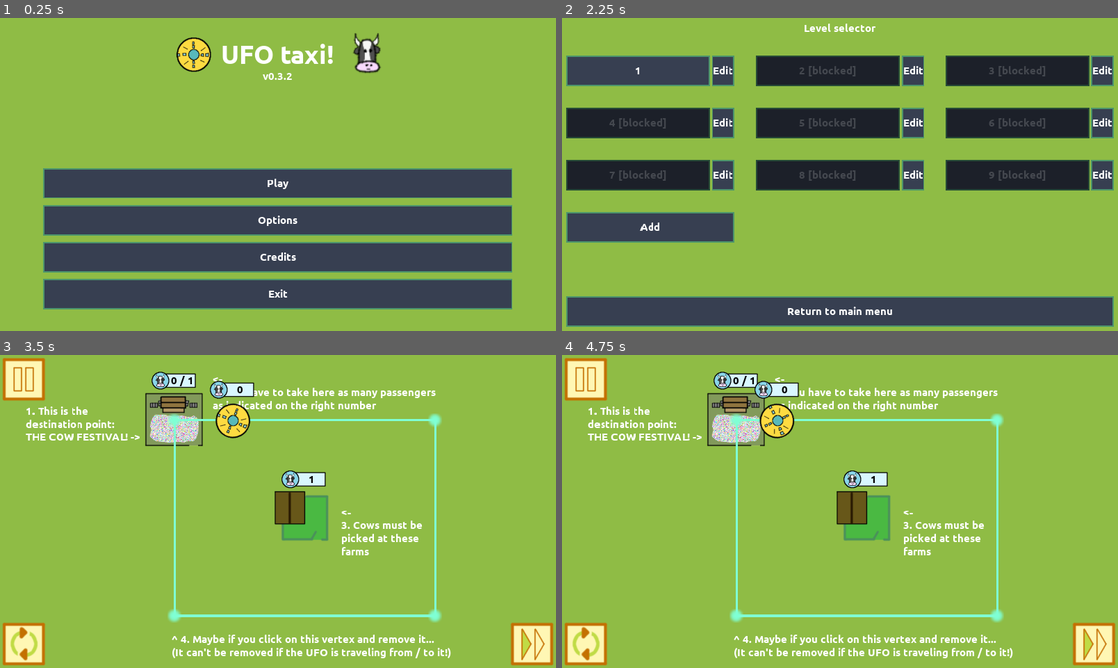
Above: before the commit, frames 1-4 (two rows, left to right).
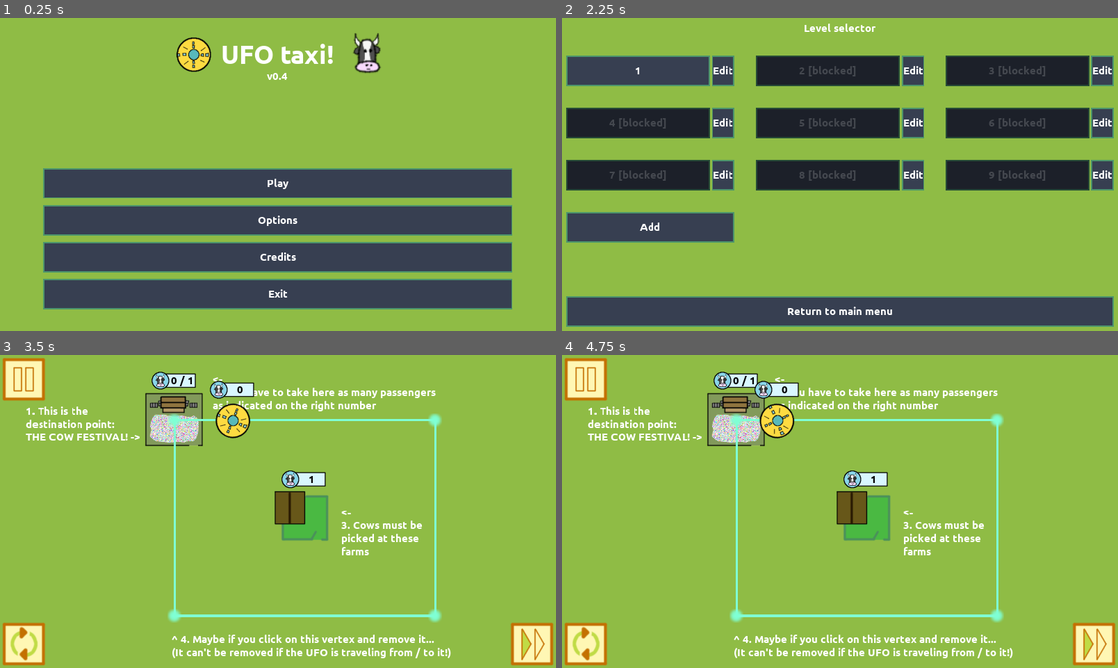
Above: after the commit, the same moments.

Repository: moisesjbc/ufo-taxi
Game: Godot game, scene res://menus/main_menu/main_menu.tscn
Two runs of this game, one before a commit and one after it. Both use one fixed random seed, a clock stepped at 60 frames per second and the inputs below.
Inputs (mouse positions are in pixels of both pictures, inside the frame that each line leads up to):
- Up to frame 1 (0.25 s): no input
- Up to frame 2 (2.25 s): click "Play" at 0.5 s; click "Return to main menu" at 1.25 s; click "Play" at 2 s
- Up to frame 3 (3.5 s): click "1" at 2.75 s
- Up to frame 4 (4.75 s): click (584, 642) at 3.5 s; click (584, 642) at 4.25 s

The runs differ from the first frame. In frame 1, less than 0.1% of the frame differs, in the area x 47-53%, y 17-20%; in frame 2, less than 0.1%; in frame 3, less than 0.1%; in frame 4, less than 0.1%.

Commit message:
Version number updated to 0.4

Diff:
--- a/godot-project/globals/config/config.gd
+++ b/godot-project/globals/config/config.gd
@@ -1,3 +1,3 @@
 extends Node
 
-const GAME_VERSION = '0.3.2'
+const GAME_VERSION = '0.4'
--- a/godot-project/globals/user_data/user_data.gd
+++ b/godot-project/globals/user_data/user_data.gd
@@ -2,7 +2,6 @@
 
 const USER_DATA_FILEPATH = 'user://user-data.json'
 
-var game_version = '0.3'
 var levels_progress = {}
 
 
@@ -20,7 +19,7 @@
 	var text = file.get_as_text()
 
 	var dict = JSON.parse(text).result
-	self.game_version = dict['game_version']
+	# TODO: Perform upgrade (if required) when dict['game_version'] !== config.GAME_VERSION
 	self.levels_progress = dict['levels_progress']
 
 
@@ -28,7 +27,7 @@
 	var file = File.new()
 	file.open(USER_DATA_FILEPATH, file.WRITE)
 	file.store_string(JSON.print({
-		'game_version': self.game_version,
+		'game_version': config.GAME_VERSION,
 		'levels_progress': self.levels_progress
 	}, '\t'))
 
--- a/godot-project/levels/campaign/0.json
+++ b/godot-project/levels/campaign/0.json
@@ -1,5 +1,5 @@
 {
-    "version": "0.3.2",
+    "version": "0.4",
     "railtrack_nodes": [
         [400, 150],
 	    [1000, 150],
--- a/godot-project/levels/campaign/1.json
+++ b/godot-project/levels/campaign/1.json
@@ -1,5 +1,5 @@
 {
-    "version": "0.3.2",
+    "version": "0.4",
     "railtrack_nodes": [
         [500, 200],
 	    [800, 600],
--- a/godot-project/levels/campaign/2.json
+++ b/godot-project/levels/campaign/2.json
@@ -1,5 +1,5 @@
 {
-    "version": "0.3.2",
+    "version": "0.4",
 	"railtrack_nodes": [
 		[
 			650.943848,
--- a/godot-project/levels/campaign/3.json
+++ b/godot-project/levels/campaign/3.json
@@ -1,5 +1,5 @@
 {
-    "version": "0.3.2",
+    "version": "0.4",
 	"railtrack_nodes": [
 		[
 			252.438477,
--- a/godot-project/levels/campaign/4.json
+++ b/godot-project/levels/campaign/4.json
@@ -1,5 +1,5 @@
 {
-    "version": "0.3.2",
+    "version": "0.4",
 	"railtrack_nodes": [
 		[
 			589.943848,
--- a/godot-project/levels/campaign/5.json
+++ b/godot-project/levels/campaign/5.json
@@ -1,5 +1,5 @@
 {
-    "version": "0.3.2",
+    "version": "0.4",
 	"railtrack_nodes": [
 		[
 			176.887695,
--- a/godot-project/levels/campaign/6.json
+++ b/godot-project/levels/campaign/6.json
@@ -1,5 +1,5 @@
 {
-    "version": "0.3.2",
+    "version": "0.4",
 	"railtrack_nodes": [
 		[
 			661.27002,
--- a/godot-project/levels/campaign/7.json
+++ b/godot-project/levels/campaign/7.json
@@ -1,5 +1,5 @@
 {
-    "version": "0.3.2",
+    "version": "0.4",
 	"railtrack_nodes": [
 		[
 			291.540039,
--- a/godot-project/levels/campaign/8.json
+++ b/godot-project/levels/campaign/8.json
@@ -1,5 +1,5 @@
 {
-    "version": "0.3.2",
+    "version": "0.4",
 	"railtrack_nodes": [
 		[
 			383.933105,
--- a/godot-project/levels/campaign/campaigns.json
+++ b/godot-project/levels/campaign/campaigns.json
@@ -1,5 +1,5 @@
 {
-	"version": "0.3.2",
+	"version": "0.4",
 	"campaigns": [
 		{
 			"name": "Intro",
--- a/godot-project/menus/main_menu/main_menu.tscn
+++ b/godot-project/menus/main_menu/main_menu.tscn
@@ -61,7 +61,7 @@
 margin_top = 72.0
 margin_right = 264.0
 margin_bottom = 100.0
-text = "v0.3.1"
+text = "v<version>"
 align = 1
 
 [node name="Sprite" type="Sprite" parent="margin_container/vbox_container/title_container/HBoxContainer"]
